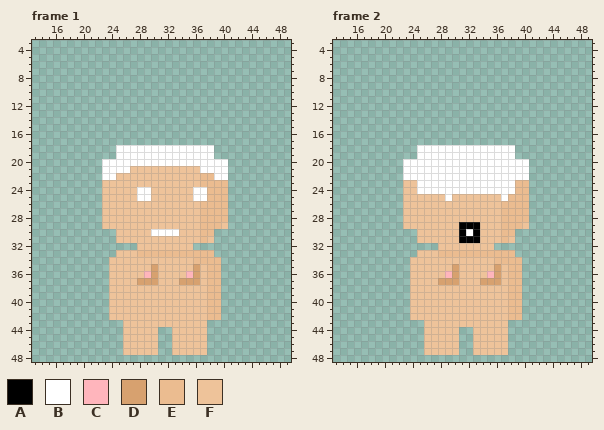
Two states of a pixel-art file, GameData/图片素材/character.aseprite. Above: the version before the commit.
64x64 pixels, 161 frames. Pixels under 10% opacity are left out. Colours within 5 levels of each other are drawn and written as one. Shown: frame 1: x 13..49, y 3..48; frame 2: x 13..49, y 3..48. The commit also changed other frames, which this record leaves out.
Visible layers, top first: "character_hair", "character_eye", "character_mouth", "character_waman".
Palette (. is transparent): A #000000  B #ffffff  C #ffb5bc  D #d7a16f  E #ebbc90  F #eec39a
Pixels before, frame 1, first column x 23:
18 ..BBBBBBBBBBBBBB..
19 ..BBBBBBBBBBBBBB..
20 BBBBBBBBBBBBBBBBBB
21 BBBBFFFFFFFFFFBBBB
22 BBFFFFFFFFFFFFEEBB
23 FFFFFFFFFFFFFFEEEE
24 FFFFFBBFFFFFFBBEEE
25 FFFFFBBFFFFFFBBEEE
26 FFFFFFFFFFFFFFEEEE
27 FFFFFFFFFFFFFFEEEE
28 FFFFFFFFFFFFFFEEEE
29 FFFFFFFFFFFFFFEEEF
30 ..FFFFFBBBBFFFEE..
31 ..FFFFFFFFFFFFEF..
32 .....FFFFFFFF.....
33 ..FFFEEEEEEEEEEE..
34 .FFFFFFFFFFFFEEEE.
35 .FFFFFFDFFFFFDFEE.
36 .FFFFFCDFFFFCDFEE.
37 .FFFFDDDFFFDDDFEE.
38 .FFFFFFFFFFFFFFEE.
39 .FFFFFFFFFFFFFFEE.
40 .FFFFFFFFFFFFFFEE.
41 .FFFFFFFFFFFFFFEE.
42 .FFFFFFFFFFFFFFEE.
43 ...FFFFFFFFFFFF...
44 ...FFFFF..FFFFF...
45 ...FFFFF..FFFFF...
46 ...FFFFF..FFFFF...
47 ...FFFFF..FFFFF...
Pixels before, frame 2, first column x 23:
18 ..BBBBBBBBBBBBBB..
19 ..BBBBBBBBBBBBBB..
20 BBBBBBBBBBBBBBBBBB
21 BBBBBBBBBBBBBBBBBB
22 BBBBBBBBBBBBBBBBBB
23 FFBBBBBBBBBBBBBBEE
24 FFBBBBBBBBBBBBBBEE
25 FFFFFFBFFFFFFFBEEE
26 FFFFFFFFFFFFFFEEEE
27 FFFFFFFFFFFFFFEEEE
28 FFFFFFFFFFFFFFEEEE
29 FFFFFFFFAAAFFFEEEF
30 ..FFFFFFABAFFFEE..
31 ..FFFFFFAAAFFFEF..
32 .....FFFFFFFF.....
33 ..FFFEEEEEEEEEEE..
34 .FFFFFFFFFFFFEEEE.
35 .FFFFFFDFFFFFDFEE.
36 .FFFFFCDFFFFCDFEE.
37 .FFFFDDDFFFDDDFEE.
38 .FFFFFFFFFFFFFFEE.
39 .FFFFFFFFFFFFFFEE.
40 .FFFFFFFFFFFFFFEE.
41 .FFFFFFFFFFFFFFEE.
42 .FFFFFFFFFFFFFFEE.
43 ...FFFFFFFFFFFF...
44 ...FFFFF..FFFFF...
45 ...FFFFF..FFFFF...
46 ...FFFFF..FFFFF...
47 ...FFFFF..FFFFF...
After the commit:
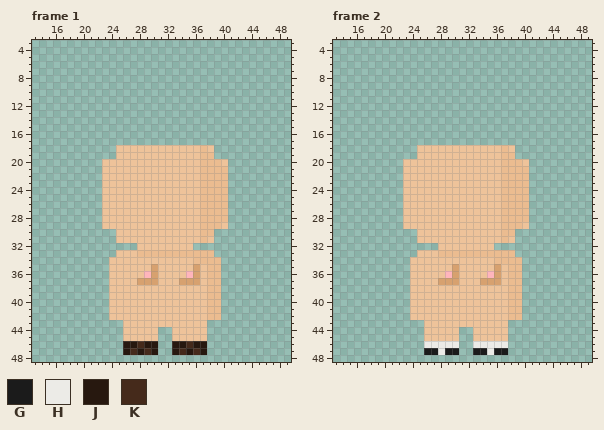
Colours new in this view: G #1b1b1b  H #ecebe7  J #27180f  K #452a1b
Diff:
{"change": "layer \"character_mouth\" now hidden"}
{"change": "layer \"character_eye\" now hidden"}
{"change": "layer \"character_hair\" now hidden"}
{"change": "layer \"shoes_special\" now shown"}
{"where": "frame 1"}
{"frame":1,"y":18,"x":25,"old":"BBBBBBBBBBBBBB","new":"FFFFFFFFFFFFEF"}
{"frame":1,"y":19,"x":25,"old":"BBBBBBBBBBBBBB","new":"FFFFFFFFFFFFEE"}
{"frame":1,"y":20,"x":23,"old":"BBBBBBBBBBBBBBBBBB","new":"FFFFFFFFFFFFFFEEEF"}
{"frame":1,"y":21,"x":23,"old":"BBBB","new":"FFFF"}
{"frame":1,"y":21,"x":37,"old":"BBBB","new":"EEEE"}
{"frame":1,"y":22,"x":23,"old":"BB","new":"FF"}
{"frame":1,"y":22,"x":39,"old":"BB","new":"EE"}
{"frame":1,"y":24,"x":28,"old":"BB","new":"FF"}
{"frame":1,"y":24,"x":36,"old":"BB","new":"FE"}
{"frame":1,"y":25,"x":28,"old":"BB","new":"FF"}
{"frame":1,"y":25,"x":36,"old":"BB","new":"FE"}
{"frame":1,"y":30,"x":30,"old":"BBBB","new":"FFFF"}
{"frame":1,"y":46,"x":26,"old":"FFFFF","new":"JJKJJ"}
{"frame":1,"y":46,"x":33,"old":"FFFFF","new":"JJKJJ"}
{"frame":1,"y":47,"x":26,"old":"FFFFF","new":"JKJKJ"}
{"frame":1,"y":47,"x":33,"old":"FFFFF","new":"JKJKJ"}
{"where": "frame 2"}
{"frame":2,"y":18,"x":25,"old":"BBBBBBBBBBBBBB","new":"FFFFFFFFFFFFEF"}
{"frame":2,"y":19,"x":25,"old":"BBBBBBBBBBBBBB","new":"FFFFFFFFFFFFEE"}
{"frame":2,"y":20,"x":23,"old":"BBBBBBBBBBBBBBBBBB","new":"FFFFFFFFFFFFFFEEEF"}
{"frame":2,"y":21,"x":23,"old":"BBBBBBBBBBBBBBBBBB","new":"FFFFFFFFFFFFFFEEEE"}
{"frame":2,"y":22,"x":23,"old":"BBBBBBBBBBBBBBBBBB","new":"FFFFFFFFFFFFFFEEEE"}
{"frame":2,"y":23,"x":25,"old":"BBBBBBBBBBBBBB","new":"FFFFFFFFFFFFEE"}
{"frame":2,"y":24,"x":25,"old":"BBBBBBBBBBBBBB","new":"FFFFFFFFFFFFEE"}
{"frame":2,"y":25,"x":29,"old":"B","new":"F"}
{"frame":2,"y":25,"x":37,"old":"B","new":"E"}
{"frame":2,"y":29,"x":31,"old":"AAA","new":"FFF"}
{"frame":2,"y":30,"x":31,"old":"ABA","new":"FFF"}
{"frame":2,"y":31,"x":31,"old":"AAA","new":"FFF"}
{"frame":2,"y":46,"x":26,"old":"FFFFF","new":"HHHHH"}
{"frame":2,"y":46,"x":33,"old":"FFFFF","new":"HHHHH"}
{"frame":2,"y":47,"x":26,"old":"FFFFF","new":"GGHGG"}
{"frame":2,"y":47,"x":33,"old":"FFFFF","new":"GGHGG"}
{"label":"changed","picture_box":[102,145,228,201]}
{"label":"changed","picture_box":[151,229,179,236]}
{"label":"changed","picture_box":[123,341,207,355]}
{"label":"changed","picture_box":[403,145,529,243]}
{"label":"changed","picture_box":[424,341,508,355]}
